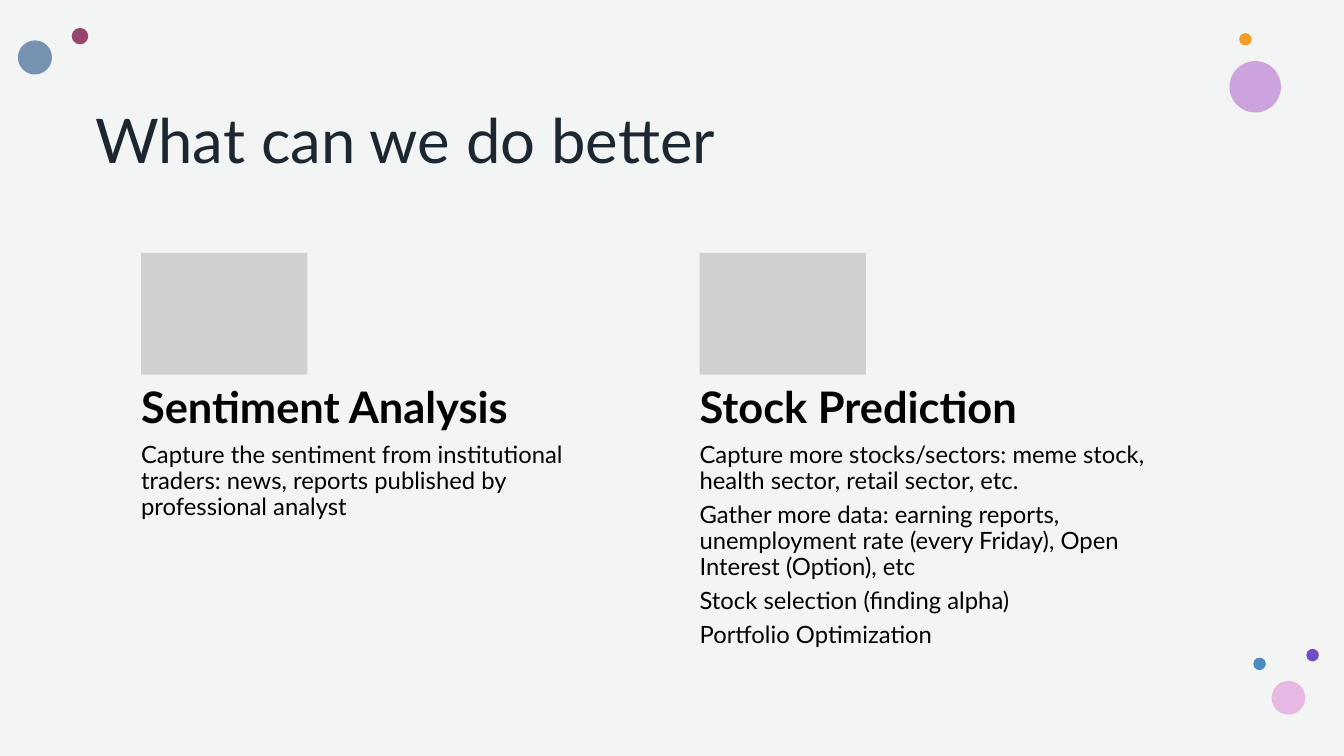
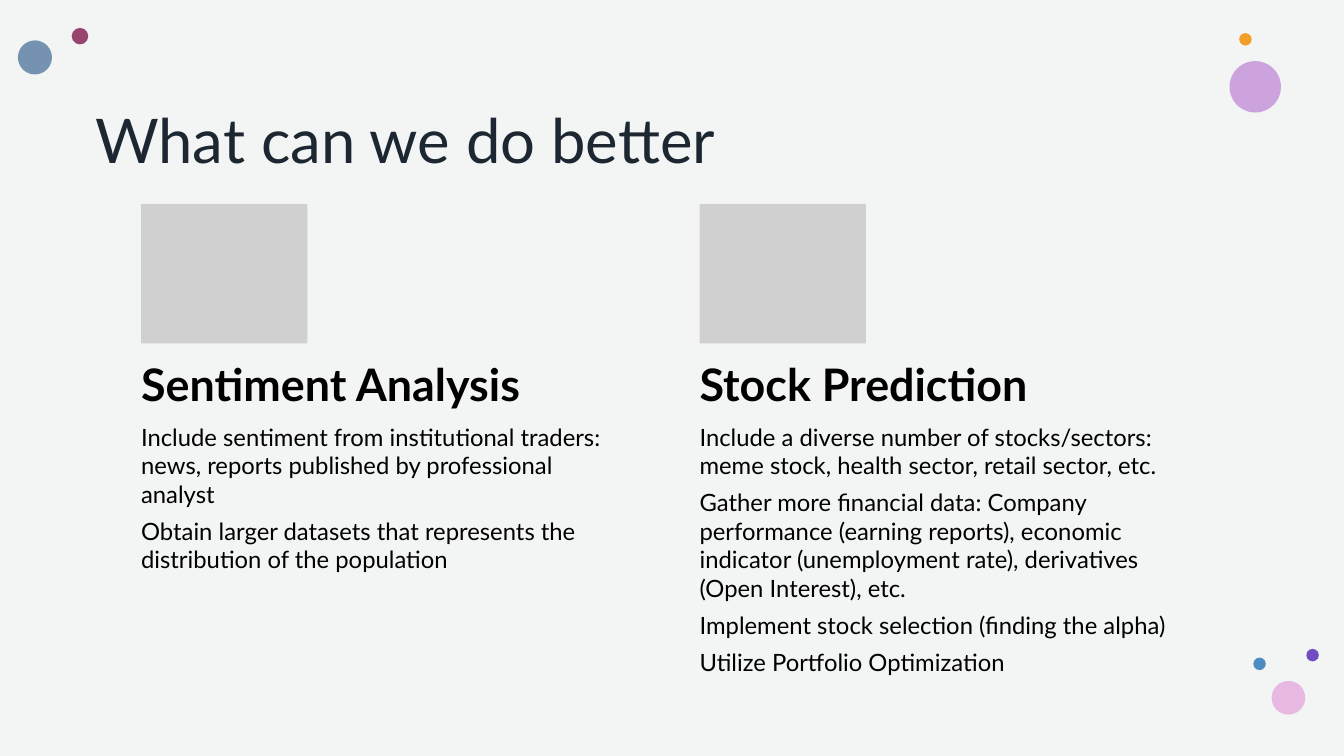
Before and after one commit to howie-zeng/Analyzing-Retail-Sentiment-and-Detecting-Trading-Signals, a slide deck: slide 13 of Presentation.pptx. Drawn at 1344x756 pixels with LibreOffice and Linux fonts; fonts in the diff are those of the drawing; grey boxes stand for pictures. Boxes give left, top, right and bottom in pixels: in the first picture for what was removed or moved away, otherwise in the second. Text is boxed around its words. In the diff, an @@ line names an element or a change of style, - is before the commit and + after.

```diff
--- a/Presentation.pptx
+++ b/Presentation.pptx
@@ picture: place and size @@
-picture at [141, 253, 308, 375]
+picture at [141, 204, 308, 343]
@@ picture: place and size @@
-picture at [700, 253, 866, 375]
+picture at [700, 204, 866, 343]
@@ text "Sentiment Analysis": place and size @@
-text "Sentiment Analysis" at [141, 390, 508, 431]
+text "Sentiment Analysis" at [141, 367, 520, 409]
@@ text "Sentiment Analysis" at [141, 367, 520, 409]: size 31 to 32 pt; line spacing 0.9 to 1 @@
@@ text "Stock Prediction" at [700, 367, 1028, 402]: size 31 to 32 pt; line spacing 0.9 to 1 @@
@@ text "Stock Prediction": place and size @@
-text "Stock Prediction" at [700, 390, 1017, 424]
+text "Stock Prediction" at [700, 367, 1028, 402]
@@ text at [141, 428, 601, 572]: text changed @@
-Capture the sentiment from institutional traders: news, reports published by professional analyst
+Include sentiment from institutional traders: news, reports published by professional analyst
+Obtain larger datasets that represents the distribution of the population
@@ text at [700, 428, 1165, 675]: text changed @@
-Capture more stocks/sectors: meme stock, health sector, retail sector, etc.
-Gather more data: earning reports, unemployment rate (every Friday), Open Interest (Option), etc
-Stock selection (finding alpha)
-Portfolio Optimization
+Include a diverse number of stocks/sectors: meme stock, health sector, retail sector, etc.
+Gather more financial data: Company performance (earning reports), economic indicator (unemployment rate), derivatives (Open Interest), etc.
+Implement stock selection (finding the alpha)
+Utilize Portfolio Optimization
```
Also in this commit, not shown: 3 other slides changed.
